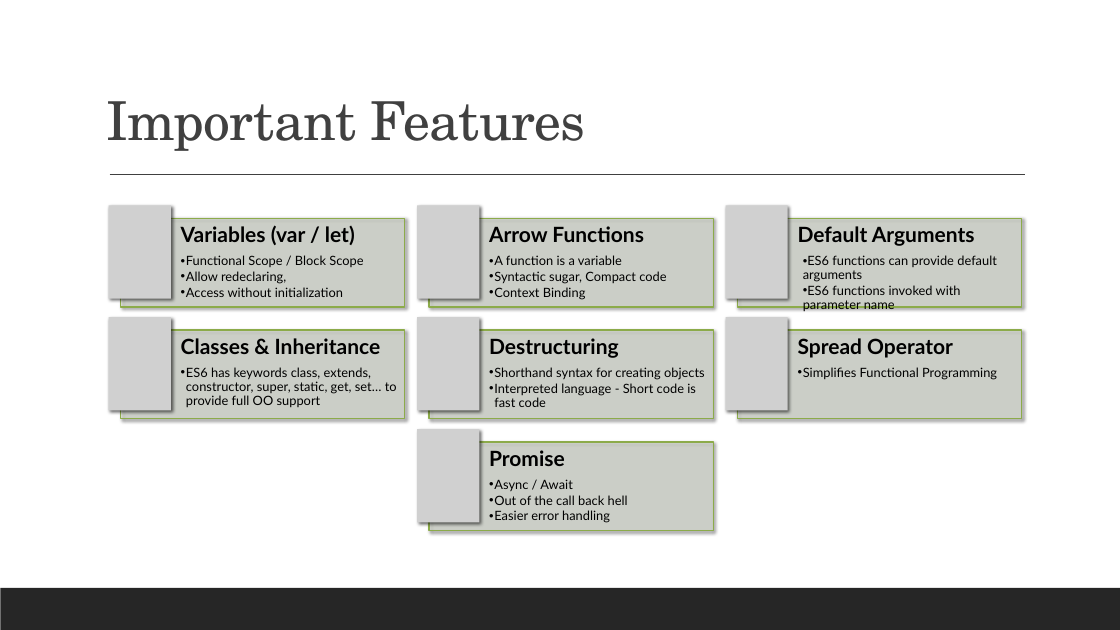
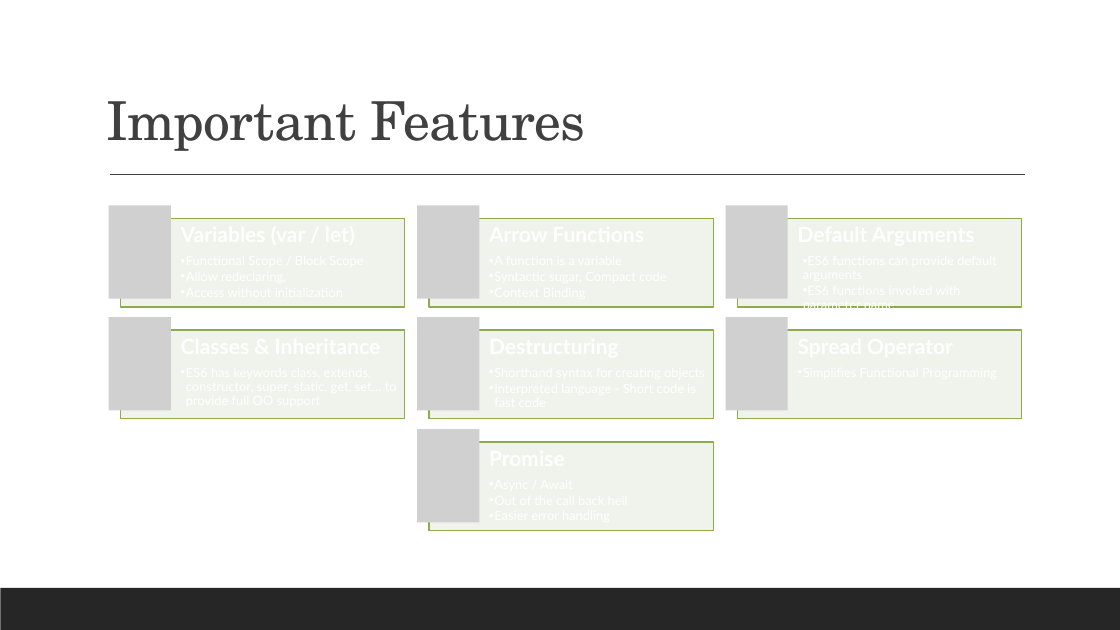
Before and after one commit to solegaonkar/JavaScript-Training, a slide deck: slide 4 of JavaScript.pptx (slide 3 before the commit). Drawn at 1120x630 pixels with LibreOffice and Linux fonts; fonts in the diff are those of the drawing; grey boxes stand for pictures. Boxes give left, top, right and bottom in pixels: in the first picture for what was removed or moved away, otherwise in the second. Text is boxed around its words. In the diff, an @@ line names an element or a change of style, - is before the commit and + after.

```diff
--- a/JavaScript.pptx
+++ b/JavaScript.pptx
@@ text "Default Arguments" at [803, 306, 895, 308]: text colour #000000 to #FFFFFF @@
@@ shadow off in 7 elements at [121, 218, 406, 308], [429, 218, 714, 308], [738, 218, 1023, 308], [121, 330, 406, 419], [429, 330, 714, 419], [738, 330, 1023, 419], [429, 442, 714, 531] @@
@@ group removed at [181, 225, 997, 523]: 6 texts @@
-Variables (var / let)
-  • Functional Scope / Block Scope
-  • Allow redeclaring,
-  • Access without initialization
-Arrow Functions
-  • A function is a variable
-  • Syntactic sugar, Compact code
-  • Context Binding
-Classes & Inheritance
-  • ES6 has keywords class, extends, constructor, super, static, get, set… to provide full OO support
-Destructuring
-  • Shorthand syntax for creating objects
-  • Interpreted language - Short code is fast code
-Spread Operator
-  • Simplifies Functional Programming
-Promise
-  • Async / Await
-  • Out of the call back hell
-  • Easier error handling
```
Also in this commit, not shown: 1 slide added, 1 slide removed, 4 other files.
